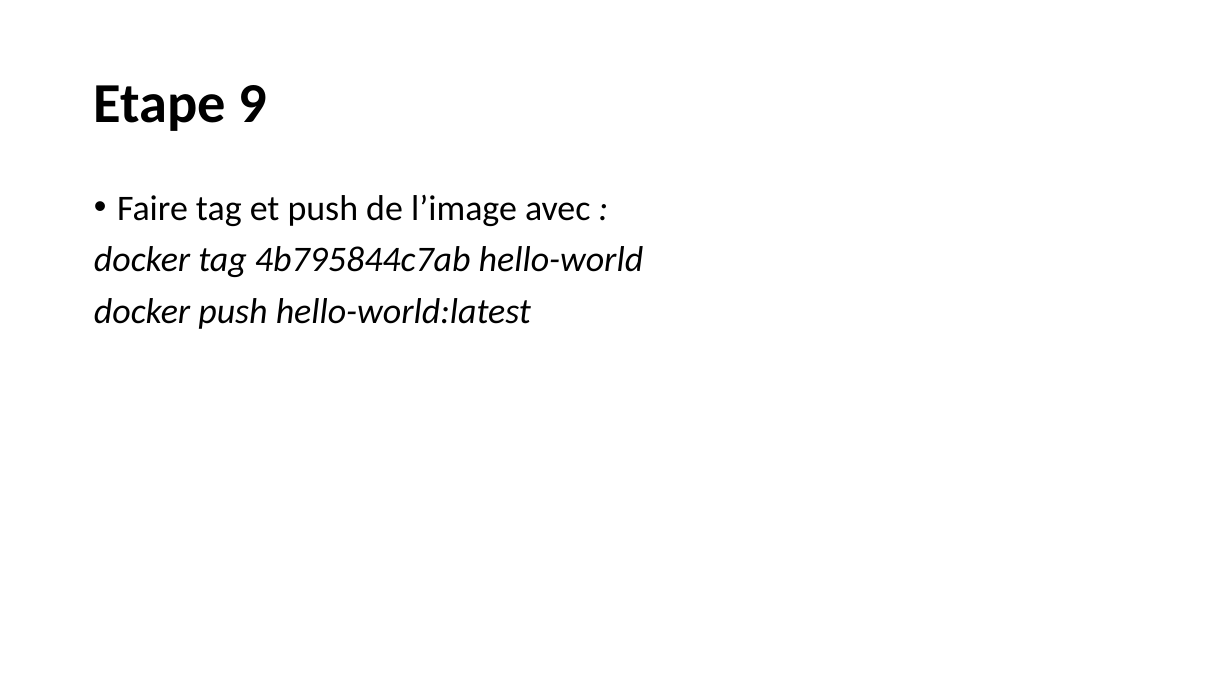
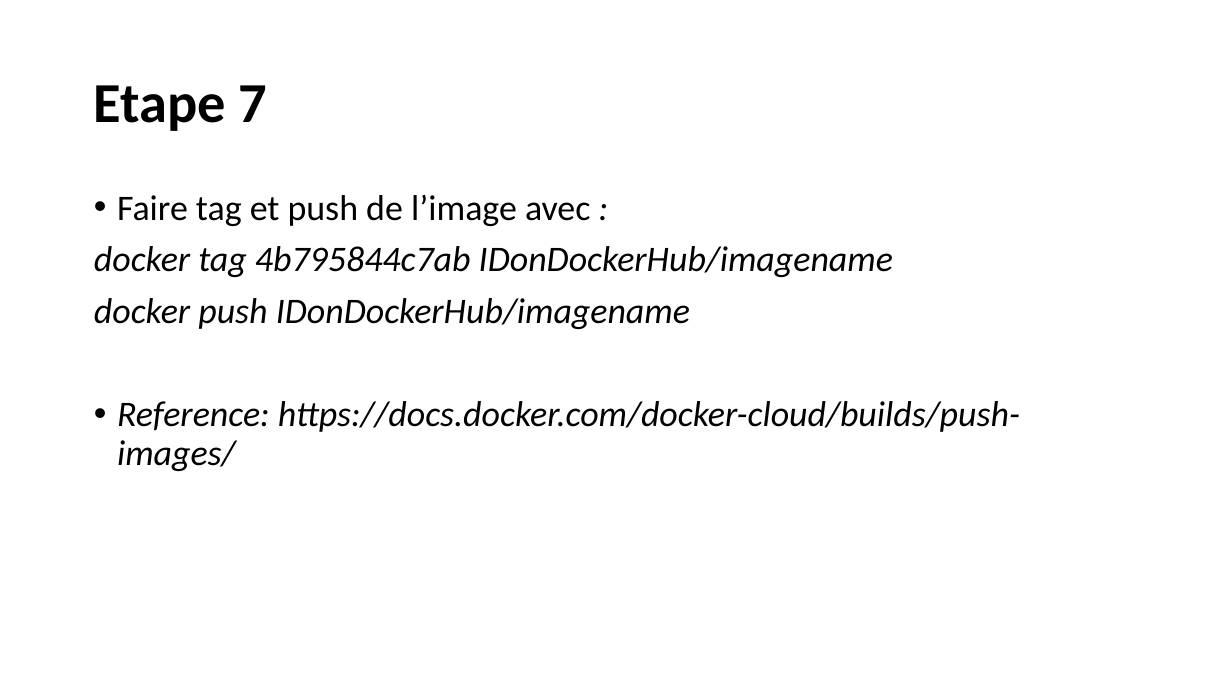
Before and after one commit to mohamadsabra/GLG203, a slide deck: slide 14 of Tutoriel.pptx (slide 12 before the commit). Drawn at 1232x693 pixels with LibreOffice and Linux fonts; fonts in the diff are those of the drawing. Boxes give left, top, right and bottom in pixels: in the first picture for what was removed or moved away, otherwise in the second. Text is boxed around its words. In the diff, an @@ line names an element or a change of style, - is before the commit and + after.

```diff
--- a/Tutoriel.pptx
+++ b/Tutoriel.pptx
@@ title at bbox=[94, 85, 268, 131]: text changed @@
-Etape 9
+Etape 7
@@ text at bbox=[94, 246, 1020, 471]: text changed @@
-docker tag 4b795844c7ab hello-world
-docker push hello-world:latest
+docker tag 4b795844c7ab IDonDockerHub/imagename
+docker push IDonDockerHub/imagename
+• Reference: https://docs.docker.com/docker-cloud/builds/push-images/
```
Also in this commit, not shown: 5 other slides changed, 5 slides added.
